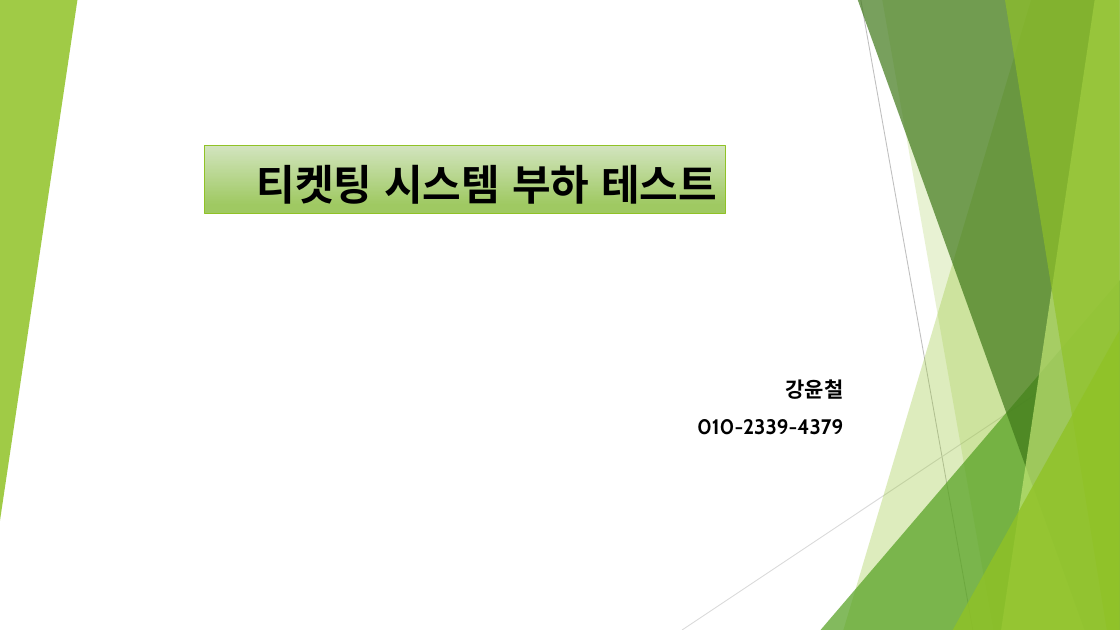
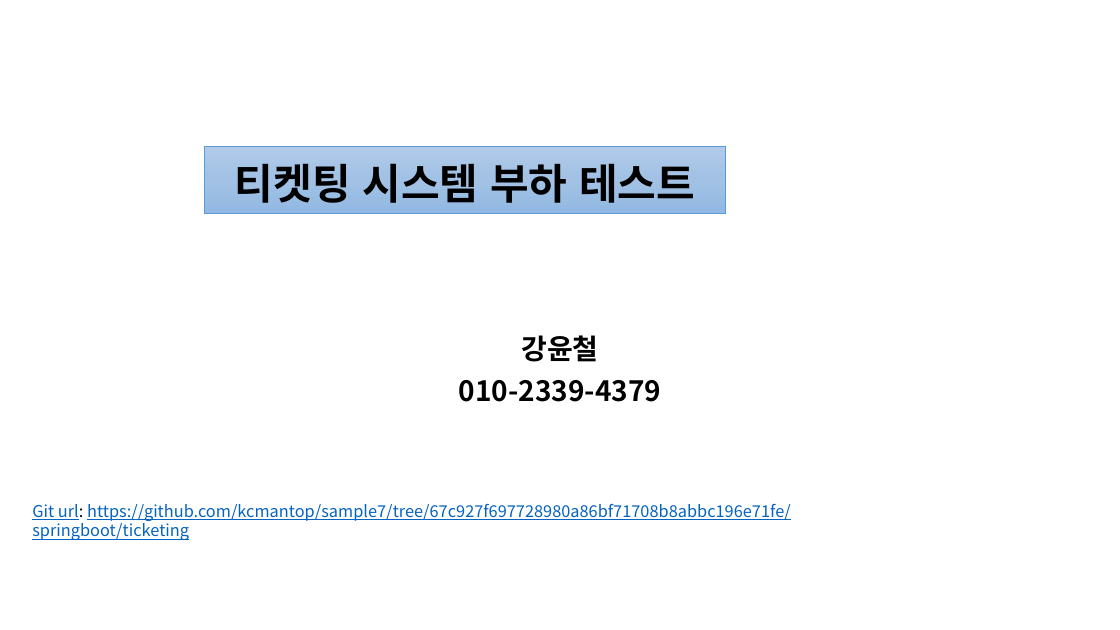
Before and after one commit to kcmantop/sample7, a slide deck: slide 1 of springboot/ticketing/티켓팅 부하 테스트.pptx. Drawn at 1120x630 pixels with LibreOffice and Linux fonts; fonts in the diff are those of the drawing. Boxes give left, top, right and bottom in pixels: in the first picture for what was removed or moved away, otherwise in the second. Text is boxed around its words. In the diff, an @@ line names an element or a change of style, - is before the commit and + after.

```diff
--- a/springboot/ticketing/티켓팅 부하 테스트.pptx
+++ b/springboot/ticketing/티켓팅 부하 테스트.pptx
@@ group removed at box(0, 0, 1120, 630): 5 freeform shapes, 3 triangles, 2 lines @@
@@ title "티켓팅 시스템 부하 테스트" at box(205, 146, 726, 213): font Cabin to Noto Sans CJK KR; alignment right to centre; line spacing 1 to 0.9; fill gradient #D3E5BE to #A0C962 to gradient #B1CBE9 to #A3C1E5 to #93B9E4; outline #90C226 1 pt to #5B9BD5 0.5 pt @@
@@ subtitle "강윤철": place and size @@
-subtitle "강윤철" at box(697, 379, 844, 435)
+subtitle "강윤철" at box(459, 335, 661, 402)
@@ subtitle "강윤철" at box(459, 335, 661, 402): size 18 to 24 pt, font Cabin to Noto Sans CJK KR; alignment right to centre; line spacing 1 to 0.9 @@
@@ text added at box(32, 504, 791, 540), 14 pt, text #0563C1, underline @@
+Git url: https://github.com/kcmantop/sample7/tree/67c927f697728980a86bf71708b8abbc196e71fe/springboot/ticketing
```
Also in this commit, not shown: 8 other slides changed.
